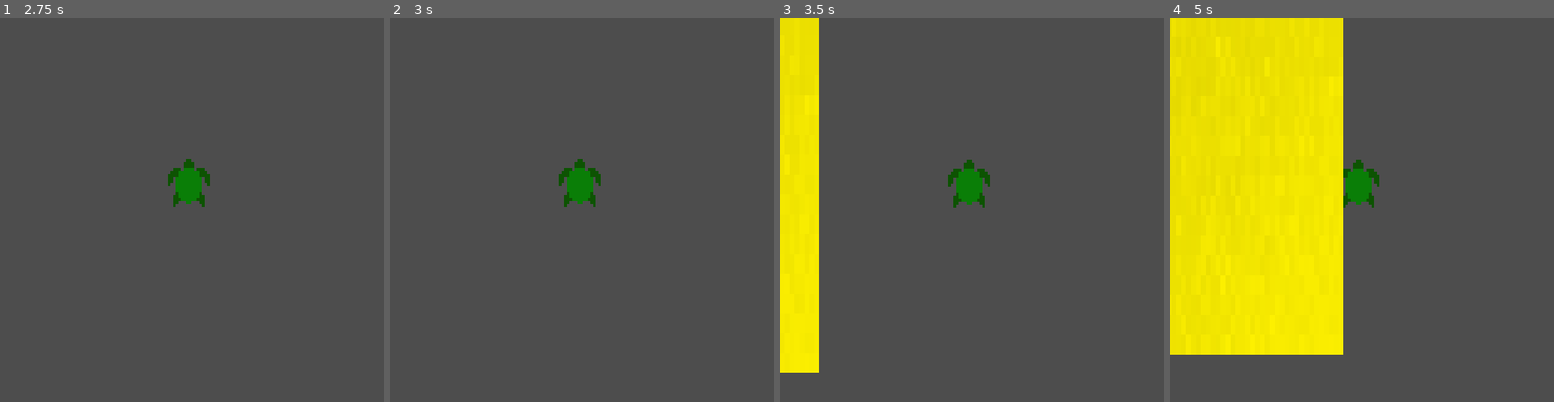
Above: before the commit, frames 1-4 (left to right).
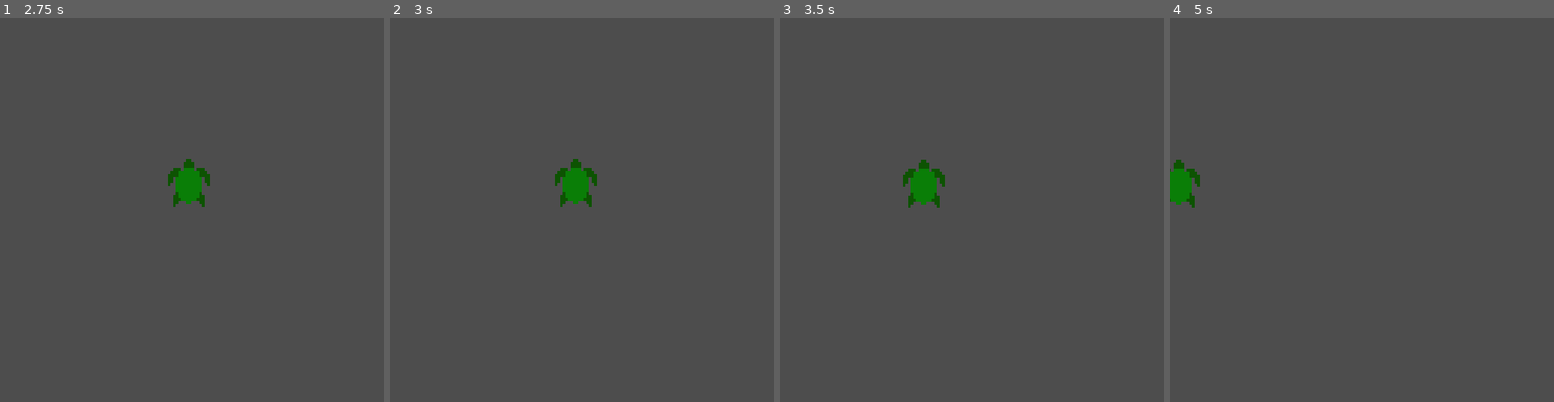
Above: after the commit, the same moments.

Repository: legojrp/turtle
Game: Godot game, scene res://src/level.tscn
Two runs of this game, one before a commit and one after it. Both use one fixed random seed, a clock stepped at 60 frames per second and the inputs below.
Inputs:
- Up to frame 1 (2.75 s): hold D (D) 0.53-1.28 s; tap S (S) at 0.8, 1.35 s; tap D (D) at 1.55 s; click "Start" at 2 s
- Up to frame 2 (3 s): tap Enter at 2.75 s; hold A (A) from 2.78 s (still down)
- Up to frame 3 (3.5 s): keep holding A (A); tap S (S) at 3.05 s
- Up to frame 4 (5 s): release A (A) at 3.53 s; tap D (D) at 3.6 s; hold S (S) from 4.28 s (still down)

Frame 1 is identical in both runs. In frame 2, 0.5% of the frame differs, in the area x 42-55%, y 36-50%; in frame 3, 11%; in frame 4, 40%, in the area x 0-55%, y 0-88%.

Commit message:
turtle downdate

Diff:
--- a/src/Static_levels/title.gd
+++ b/src/Static_levels/title.gd
@@ -12,7 +12,6 @@
 	var start = get_node('Start')
 	if start.position.y >= 95:
 		start.position.y -= 5
-	var player = get_node("Sprite2D")
 	var walt = get_node("Walter")
 	walt.position.y -= 5
 
--- a/src/map1.tscn
+++ b/src/map1.tscn
@@ -26,11 +26,11 @@
 shape = SubResource("RectangleShape2D_4msqr")
 
 [node name="Sand3" type="Sprite2D" parent="."]
-position = Vector2(-171, -367)
+position = Vector2(-170, -367)
 scale = Vector2(1.64342, 6.61668)
 texture = ExtResource("2_0sbuh")
 
 [node name="Sand4" type="Sprite2D" parent="."]
-position = Vector2(171, -371)
+position = Vector2(170, -371)
 scale = Vector2(1.64342, 6.61668)
 texture = ExtResource("2_0sbuh")
--- a/src/turtle/turtle.gd
+++ b/src/turtle/turtle.gd
@@ -1,5 +1,5 @@
 extends CharacterBody2D
-
+@onready var camera = get_node("Camera2D")
 var waterphyisics = false
 # Called when the node enters the scene tree for the first time.
 func _ready():
@@ -25,6 +25,10 @@
 		if collider.has_meta("Plastic"):
 			death()
 
+	camera.global_position.x = 0
+
+
+
 
 func death():
 	print("death")
Not shown, changed: export_presets.cfg
Not shown, changed: .gitignore
Not shown, added: src/bin/index.zip
